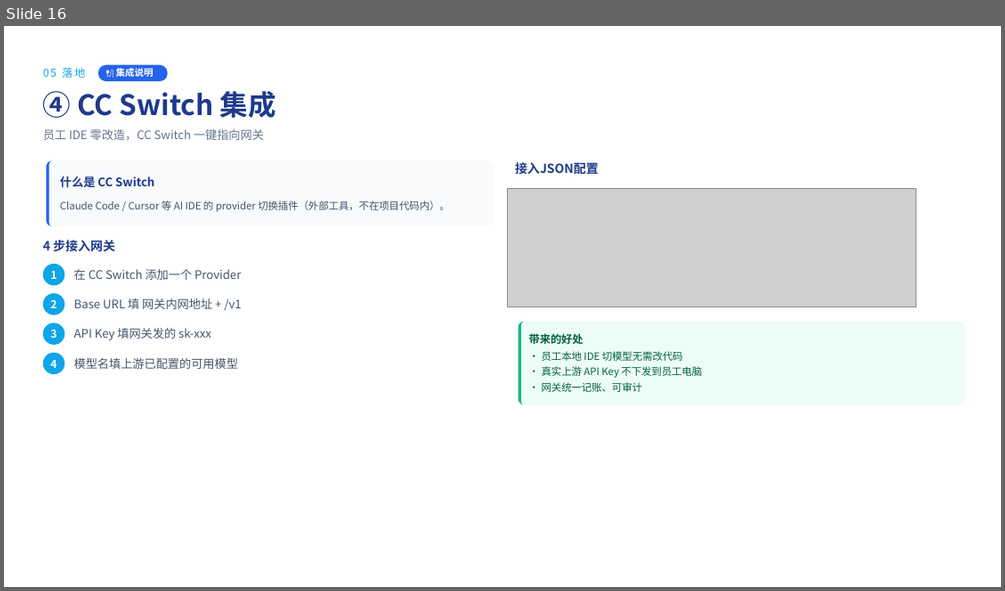
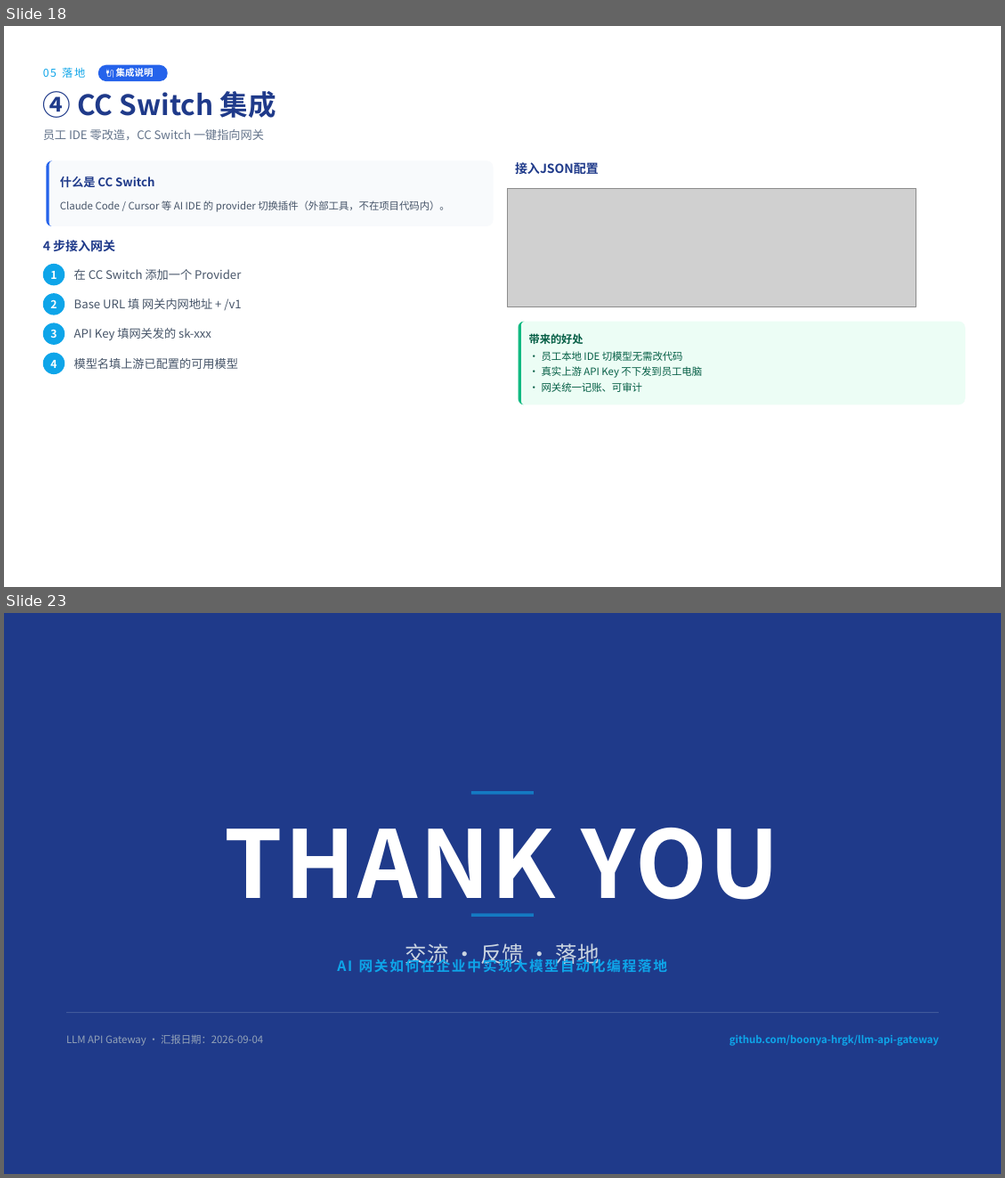
Before and after one commit to boonya-hrgk/llm-api-gateway, a slide deck: docs/llm-api-gateway汇报/AI网关如何在企业中实现大模型自动化编程落地.pptx. Shown one above the other, each under a label of ours: slide 16 before the commit, slides 18 and 23 after it; the slides between them are not shown. The pictures are 1005x591 and 1005x1178 pixels, drawn with LibreOffice and Linux fonts; fonts in the diff are those of the drawing; grey boxes stand for pictures. Boxes give left, top, right and bottom in pixels: in the first picture for what was removed or moved away, otherwise in the second. Text is boxed around its words. In the diff, an @@ line names an element or a change of style, - is before the commit and + after.

Commit message:
feat: 提供汇报PPT

```diff
--- a/docs/llm-api-gateway汇报/AI网关如何在企业中实现大模型自动化编程落地.pptx
+++ b/docs/llm-api-gateway汇报/AI网关如何在企业中实现大模型自动化编程落地.pptx
@@ slide 23 added at (4, 613, 1001, 1174), background #FFFFFF @@
@@ rectangle added at (4, 613, 1001, 1174), fill #1F3A8A @@
@@ rectangle added at (471, 791, 534, 794), fill #0EA5E9 at 60% opacity @@
@@ text added at (225, 827, 779, 916), 90 pt, text #FFFFFF, bold @@
+THANK YOU
@@ rectangle added at (471, 914, 534, 916), fill #0EA5E9 at 60% opacity @@
@@ text added at (337, 957, 668, 972), 13.5 pt, text #0EA5E9, bold @@
+AI 网关如何在企业中实现大模型自动化编程落地
@@ text added at (405, 943, 599, 967), 21 pt, text #CBD5E1 @@
+交流 · 反馈 · 落地
@@ rectangle added at (66, 1012, 938, 1013), fill #CBD5E1 at 20% opacity @@
@@ text added at (66, 1034, 263, 1046), 9.8 pt, text #94A3B8 @@
+LLM API Gateway · 汇报日期：2026-09-04
@@ text added at (729, 1035, 938, 1046), 9.8 pt, text #0EA5E9, bold @@
+github.com/boonya-hrgk/llm-api-gateway
@@ what was slide 16 is now slide 18 @@
```
Also in this commit, not shown: 8 slides changed, 3 other slides added, 19 other files.
